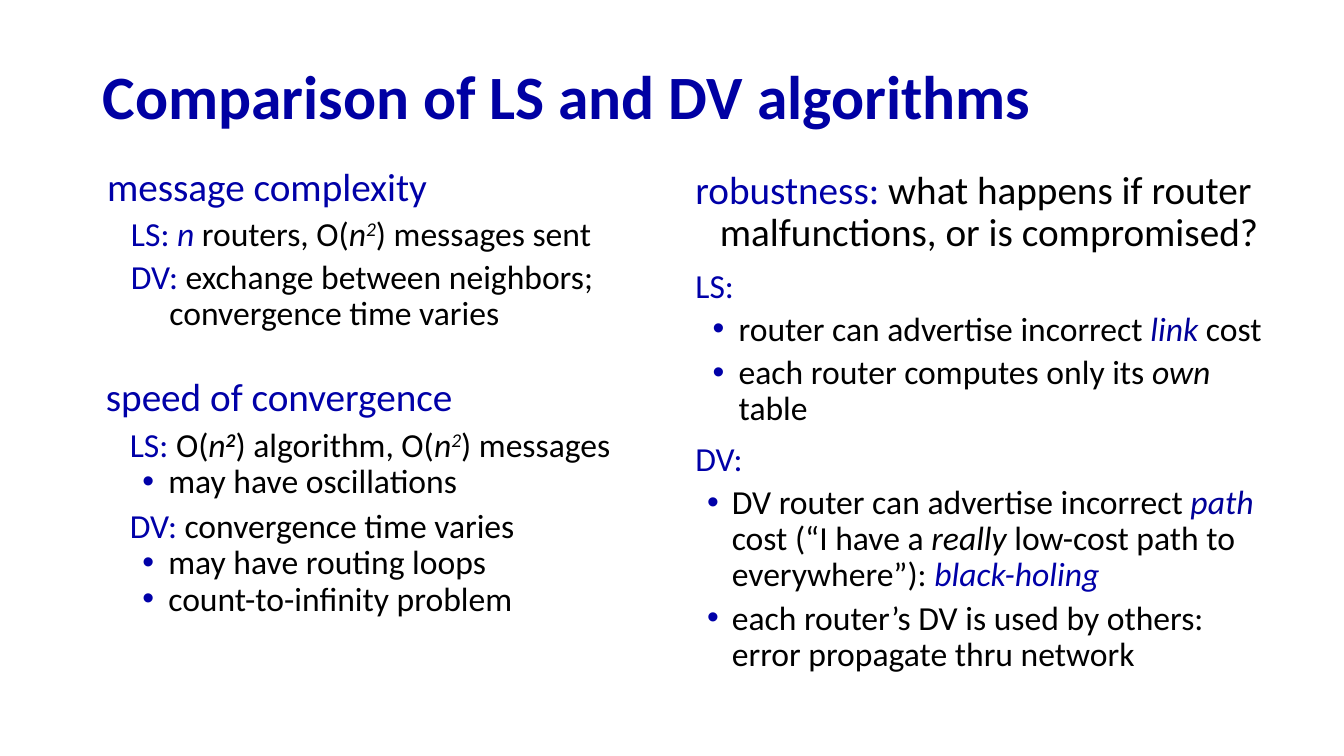
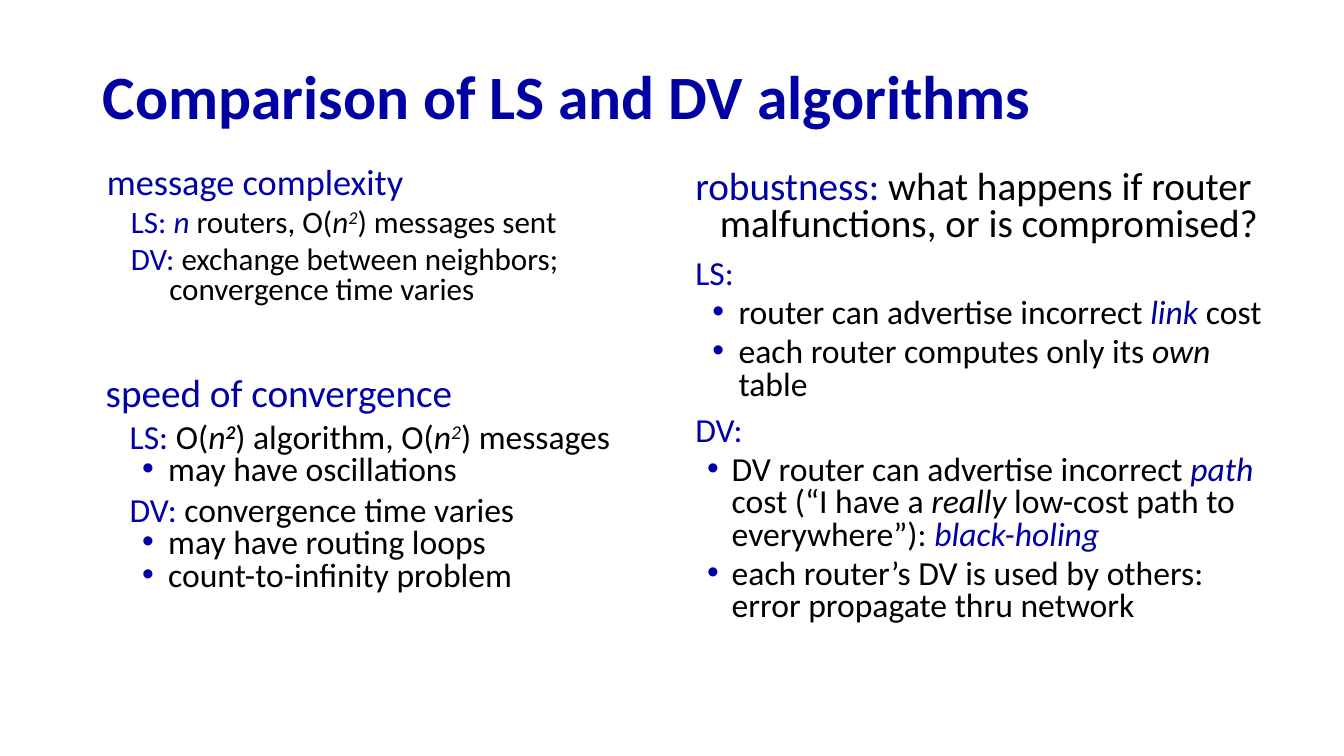
Before and after one commit to kanomoo/computer-network-and-Internet, a slide deck: slide 52 of 02_Slides/Chapter_05_Network_Control_Plane/Current_Year_Course_v9.0/Chapter_5_v9.0_Network_Layer_Control_Plane.pptx. Drawn at 1344x756 pixels with LibreOffice and Linux fonts; fonts in the diff are those of the drawing. Boxes give left, top, right and bottom in pixels: in the first picture for what was removed or moved away, otherwise in the second. Text is boxed around its words. In the diff, an @@ line names an element or a change of style, - is before the commit and + after.

```diff
--- a/02_Slides/Chapter_05_Network_Control_Plane/Current_Year_Course_v9.0/Chapter_5_v9.0_Network_Layer_Control_Plane.pptx
+++ b/02_Slides/Chapter_05_Network_Control_Plane/Current_Year_Course_v9.0/Chapter_5_v9.0_Network_Layer_Control_Plane.pptx
@@ text "message complexity" at <box>107,169,558,306</box>: size 28 to 25.9 pt in "message complexity"; size 24 to 22.2 pt in "LS: n routers, O(n2) messages sent", "DV: exchange between neighbors; convergence time varies"; line spacing 0.9 to 0.8; list level 2 to 1 in "LS: n routers, O(n2) messages ..."; list level 2 to 1 in "DV: exchange between neighbors; convergence ..." @@
@@ text "robustness: what happens if router ..." at <box>695,172,1262,623</box>: line spacing 0.9 to 0.8 @@
@@ text "speed of convergence" at <box>106,379,610,593</box>: line spacing 0.9 to 0.8 @@
```
Also in this commit, not shown: 110 other slides changed, 1 other file.
